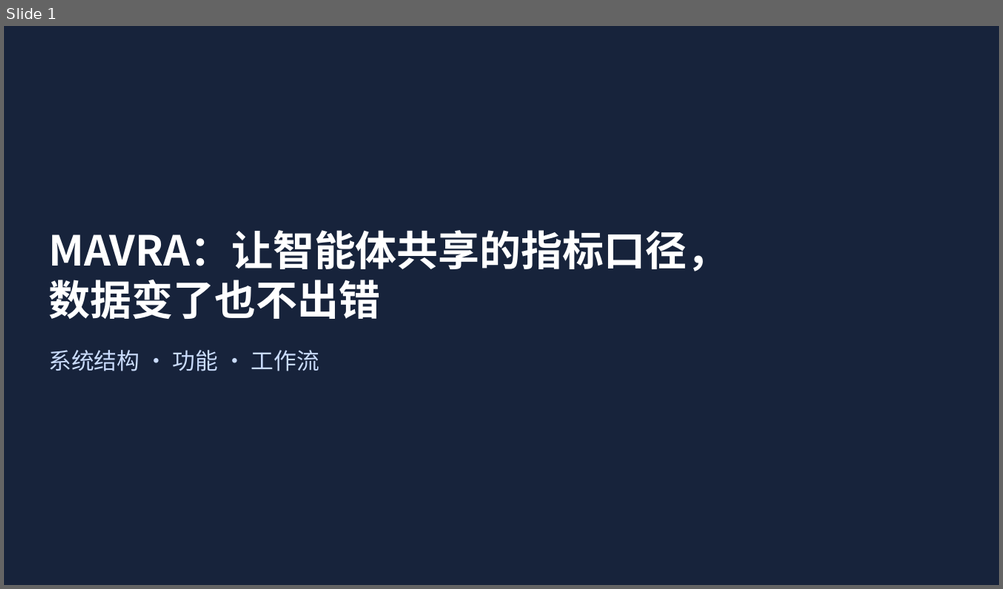
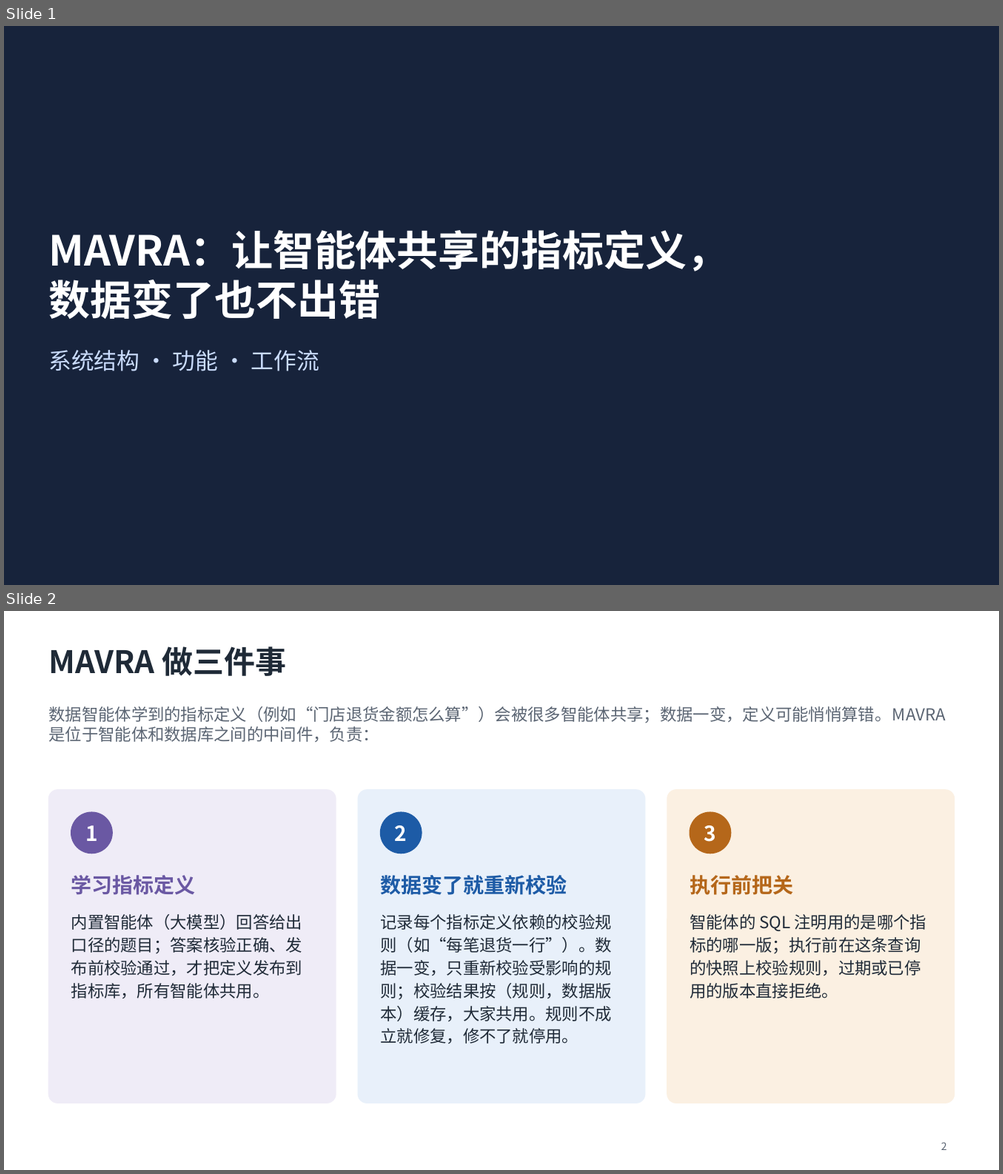
Before and after one commit to mmmttt000045/agent4db-adapter, a slide deck: docs/mavra-system.pptx. Shown one above the other, each under a label of ours: slide 1 before the commit, slides 1 and 2 after it. The pictures are 1003x589 and 1003x1174 pixels, drawn with LibreOffice and Linux fonts; fonts in the diff are those of the drawing. Boxes give left, top, right and bottom in pixels: in the first picture for what was removed or moved away, otherwise in the second. Text is boxed around its words. In the diff, an @@ line names an element or a change of style, - is before the commit and + after.

```diff
--- a/docs/mavra-system.pptx
+++ b/docs/mavra-system.pptx
@@ slide 2 added at box(4, 611, 999, 1170), background #FFFFFF @@
@@ title added at box(48, 647, 286, 676), 30 pt, text #1F2A37, bold @@
+MAVRA 做三件事
@@ text added at box(48, 706, 945, 742), 16 pt, text #5B6573 @@
+数据智能体学到的指标定义（例如“门店退货金额怎么算”）会被很多智能体共享；数据一变，定义可能悄悄算错。MAVRA 是位于智能体和数据库之间的中间件，负责：
@@ rounded rectangle added at box(48, 790, 336, 1103), fill #EFECF7, outline #EFECF7 1 pt @@
@@ rounded rectangle added at box(358, 790, 644, 1103), fill #E8F0FA, outline #E8F0FA 1 pt @@
@@ rounded rectangle added at box(667, 790, 954, 1103), fill #FBF0E2, outline #FBF0E2 1 pt @@
@@ ellipse added at box(71, 812, 112, 854), fill #6A58A3, outline #6A58A3 1 pt @@
@@ text added at box(85, 826, 98, 841), 20 pt, text #FFFFFF, bold @@
+1
@@ ellipse added at box(380, 812, 421, 854), fill #1D5BA6, outline #1D5BA6 1 pt @@
@@ text added at box(395, 826, 407, 841), 20 pt, text #FFFFFF, bold @@
+2
@@ ellipse added at box(690, 812, 731, 854), fill #B5671A, outline #B5671A 1 pt @@
@@ text added at box(704, 826, 717, 842), 20 pt, text #FFFFFF, bold @@
+3
@@ text added at box(71, 875, 196, 895), 20 pt, text #6A58A3, bold @@
+学习指标定义
@@ text added at box(380, 875, 566, 895), 20 pt, text #1D5BA6, bold @@
+数据变了就重新校验
@@ text added at box(689, 875, 793, 895), 20 pt, text #B5671A, bold @@
+执行前把关
@@ text added at box(71, 914, 302, 999), 16 pt, text #1F2A37 @@
+内置智能体（大模型）回答给出口径的题目；答案核验正确、发布前校验通过，才把定义发布到指标库，所有智能体共用。
@@ text added at box(380, 914, 611, 1044), 16 pt, text #1F2A37 @@
+记录每个指标定义依赖的校验规则（如“每笔退货一行”）。数据一变，只重新校验受影响的规则；校验结果按（规则，数据版本）缓存，大家共用。规则不成立就修复，修不了就停用。
@@ text added at box(689, 914, 927, 999), 16 pt, text #1F2A37 @@
+智能体的 SQL 注明用的是哪个指标的哪一版；执行前在这条查询的快照上校验规则，过期或已停用的版本直接拒绝。
@@ page number added at box(941, 1142, 947, 1150), 10 pt, text #5B6573 @@
+2
@@ slide 1 changed as well @@
@@ title at box(48, 230, 728, 272): text changed @@
-MAVRA：让智能体共享的指标口径，
+MAVRA：让智能体共享的指标定义，
```
Also in this commit, not shown: 1 other slide changed, 3 other slides added, 8 slides removed, 21 other files.
